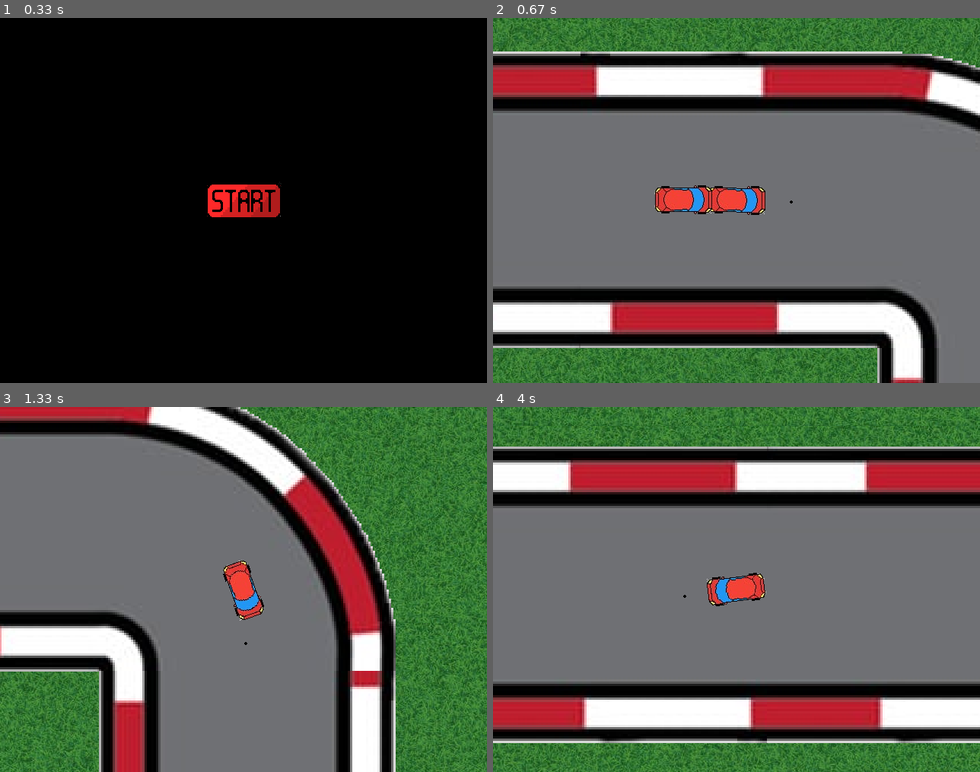
Above: before the commit, frames 1-4 (two rows, left to right).
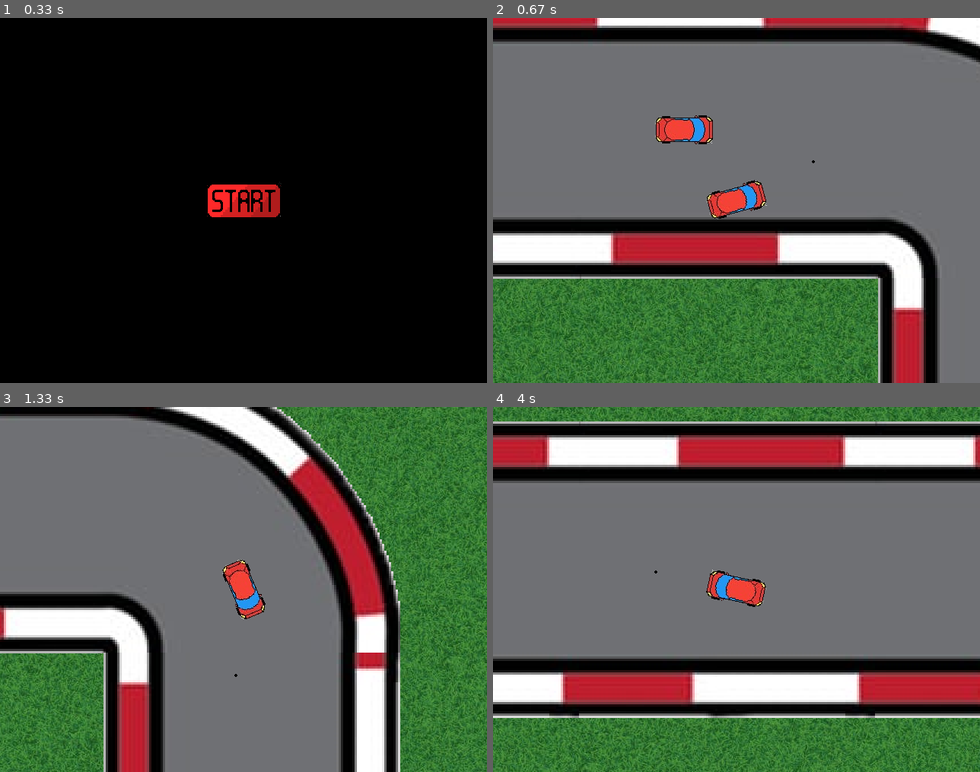
Above: after the commit, the same moments.

Repository: PiotrFurtak/Motorola
Game: pygame game, started from Main.py
The game is run twice, just before and just after one commit, with the same random seed, the same clock (stepped at 60 frames per second) and the same inputs.
Inputs (mouse positions are in pixels of both pictures, inside the frame that each line leads up to):
- Up to frame 1 (0.33 s): no input
- Up to frame 2 (0.67 s): click (736, 200) at 0.38 s
- Up to frame 3 (1.33 s): click (68, 589) at 0.72 s; hold Right from 1 s (still down)
- Up to frame 4 (4 s): release Right at 1.47 s

Frame 1 is identical in both runs. In frame 2, 62% of the frame differs, in the area x 0-100%, y 0-100%; in frame 3, 33%; in frame 4, 51%.

Commit message:
Sam nie wiem, nie do końca działa

Diff:
--- a/Car.py
+++ b/Car.py
@@ -8,7 +8,7 @@
         self.stear = 0
         self.joystick_x = 0
         self.joystick_y = 0
-        self.last_pos = (0,0,0,0,0,0)
+        self.last_pos = (0,0,0)
         self.is_braking = False  # Czy samochód hamuje
         self.pressed_keys = set()
         self.acceleration = 0
@@ -18,6 +18,8 @@
         self.Xvelocity = 0
         self.Yvelocity = 0
         self.drift = 0
+        self.tile_id = 0
+        self.loops = 0
 
     def get_pressed_keys(self, pressed_keys):
         self.joystick_y = 0
@@ -49,6 +51,8 @@
         self.stear *= 0.9
 
     def move(self):
+        self.last_pos = (self.x,self.y,self.angle)
+
         self.acceleration += 0.7*self.joystick_y
         self.Xacceleration += 0.7*self.joystick_y*cos(radians(self.angle))
         self.Yacceleration += 0.7*self.joystick_y*sin(radians(self.angle))
@@ -82,15 +86,27 @@
         distance = self.velocity*self.not_drift/100/1
         dx = self.Xvelocity*self.drift/100/1.5
         dy = -self.Yvelocity*self.drift/100/1.5
-        if not True:
-            distance *= 0.25
-            dx *= 0.25
-            dy *= 0.25
         self.forward(distance)
         self.change_position(dx, dy)
+
 
     def back(self):
         self.set_position(self.last_pos[0:2])
         self.set_angle(self.last_pos[2])
-        self.oFrontWheels.set_position(self.last_pos[3:5])
-        self.oFrontWheels.set_angle(self.last_pos[5])
+
+    def is_next_loop(self,oTrack):
+        if oTrack == None:
+            return None
+        new_tile_id = oTrack.id
+        if new_tile_id == 1 and self.tile_id > 2:
+            return 1
+        elif self.tile_id == 1 and new_tile_id > 2:
+            return -1
+        return 0
+
+    def set_loops(self,oTrack):
+        if oTrack == None:
+            return
+        new_tile_id = oTrack.id
+        self.loops += self.is_next_loop(oTrack)
+        self.tile_id = new_tile_id
--- a/Game.py
+++ b/Game.py
@@ -12,7 +12,7 @@
         self.WINDOW_WIDTH, self.WINDOW_HEIGHT = window.get_size()
         self.clock = pygame.time.Clock()
         self.player = Car(self.window,(0,-500),pygame.image.load("imgs/red-car.png"),(38,19),is_player=True)
-        self.enemy = Car(self.window,(0,-500),pygame.image.load("imgs/red-car.png"),(38,19))
+        self.enemy = Car(self.window,(0,-400),pygame.image.load("imgs/red-car.png"),(38,19))
         self.point = Sprite(self.window,(0,0),pygame.image.load("imgs/point.png"),(2,2),0)
         self.pressed_keys = set()
 
@@ -24,8 +24,8 @@
         turn_img = pygame.image.load("imgs/turn.png")
         forward_img = pygame.image.load("imgs/forward.png")
         self.track = get_level("level-1.txt",window,turn_img,forward_img)
-        for oSprite in self.track:
-            oSprite.scale(3)
+        for oTrack in self.track:
+            oTrack.scale(3)
         self.grass = []
         self.GRASS_IMG = pygame.image.load("imgs/grass.jpg")
         for x in range(-2000,2001,self.GRASS_IMG.get_width()):
@@ -43,8 +43,8 @@
                 self.pressed_keys.discard(event.key)
             elif event.type == pygame.MOUSEBUTTONDOWN:
                 values = self.find_pixel_values(self.get_real_point(event.pos))
-                print(values)
-                print(500/((abs(values[1]))**(1/2)+10)+values[0])
+                if values:
+                    print(500/((abs(values[1]))**(1/2)+10)+values[0])
         self.player.get_pressed_keys(self.pressed_keys)
 
     def draw(self):
@@ -65,20 +65,6 @@
         self.player.draw(x,y)
         self.point.draw(x,y)
 
-    def game_loop(self):
-        self.running = True
-        while self.running:
-            self.handle_events()
-            self.window.fill(self.WHITE)
-
-            self.player.move()
-            self.enemy_move()
-            # if self.player.isColliding(self.border):
-            #     self.player.velocity = -self.player.velocity
-            #     self.player.back()
-            self.draw()
-            pygame.display.update()
-            self.clock.tick(60)
 
     def get_real_point(self,coords):
         """Inputs are (x,y) of a point ON A SCREEN
@@ -89,25 +75,33 @@
         return (new_x,new_y)
 
     def find_pixel_values(self,coords):
-        for oSprite in self.track:
+        oTrack = self.find_tile(coords)
+        if oTrack:
+            values = oTrack.get_pixel_values(coords)
+            return values[0]+1000*oTrack.id,values[1]
+        return None
+
+    def find_tile(self,coords):
+        for oTrack in self.track:
             x,y = coords
-            if oSprite.x-oSprite.centre_point[0] <= x <= oSprite.x+oSprite.centre_point[0] and oSprite.y-oSprite.centre_point[1] <= y <= oSprite.y+oSprite.centre_point[1]:
-                values = oSprite.get_pixel_values(x,y)
-                return values[0]+1000*oSprite.id,values[1]
+            if oTrack.x-oTrack.centre_point[0] <= x <= oTrack.x+oTrack.centre_point[0] and oTrack.y-oTrack.centre_point[1] <= y <= oTrack.y+oTrack.centre_point[1]:
+                return oTrack
         return None
 
     def enemy_move(self):
         evaluated_max = -10000
         angle_max = 0
         coords_max = (0,0)
-        r = 80
+        r = 120
         for angle in range(-90,91,3):
             x = r*cos(radians(angle+self.enemy.angle)) + self.enemy.x
             y = -r*sin(radians(angle+self.enemy.angle)) + self.enemy.y
             values = self.find_pixel_values((x,y))
             if values == None:
                 continue
-            evaluated = 100/((abs(values[1]))**(2)+1)+values[0]
+            # evaluated = 100/((abs(values[1]))**(1/2)+1)+values[0]
+            evaluated = values[0] - values[1]**2/50
+            evaluated += self.enemy.is_next_loop(self.find_tile((x,y))) * 100000
             if evaluated_max < evaluated:
                 evaluated_max = evaluated
                 angle_max = angle
@@ -116,7 +110,45 @@
         else: self.enemy.stear = 45
         # self.enemy.drift = 0
         self.enemy.joystick_y = 1
-        self.enemy.joystick_x = -1
+        if self.enemy.velocity < 12:
+            self.enemy.joystick_x = -1
         self.enemy.move()
         self.point.set_position(coords_max)
         # print(angle_max,evaluated_max)
+
+
+    def game_loop(self):
+        self.running = True
+        while self.running:
+            self.handle_events()
+            self.window.fill(self.WHITE)
+
+            self.player.move()
+            self.player.set_loops(self.find_tile(self.player.coords))
+            if self.player.isColliding(self.enemy):
+                self.player.back()
+                self.player.drift = 100
+                self.enemy.drift = 100
+
+                self.enemy.change_position(self.player.Xvelocity/5,self.player.Yvelocity/5)
+
+                self.player.Xvelocity += -self.player.Xvelocity/2
+                self.player.Yvelocity += -self.player.Yvelocity/2
+
+            self.enemy_move()
+            if self.enemy.isColliding(self.player):
+                self.enemy.back()
+                self.enemy.drift = 100
+                self.player.drift = 100
+
+                self.player.change_position(self.enemy.Xvelocity/5,self.enemy.Yvelocity/5)
+
+                self.enemy.Xvelocity += -self.enemy.Xvelocity/2
+                self.enemy.Yvelocity += -self.player.Yvelocity/2
+
+            # if self.player.isColliding(self.border):
+            #     self.player.velocity = -self.player.velocity
+            #     self.player.back()
+            self.draw()
+            pygame.display.update()
+            self.clock.tick(60)
--- a/Track.py
+++ b/Track.py
@@ -54,7 +54,8 @@
         self.scale_factor = factor
         Sprite.scale(self,factor)
 
-    def get_pixel_values(self,x,y):
+    def get_pixel_values(self,coords):
+        x,y = coords
         x += self.centre_point[0] - self.x
         y += self.centre_point[1] - self.y
         return self.values[int(y//self.scale_factor)][int(x//self.scale_factor)]
@@ -110,7 +111,8 @@
         self.scale_factor = factor
         Sprite.scale(self,factor)
 
-    def get_pixel_values(self,x,y):
+    def get_pixel_values(self,coords):
+        x,y = coords
         x += self.centre_point[0] - self.x
         y += self.centre_point[1] - self.y
         return self.values[int(y//self.scale_factor)][int(x//self.scale_factor)]
